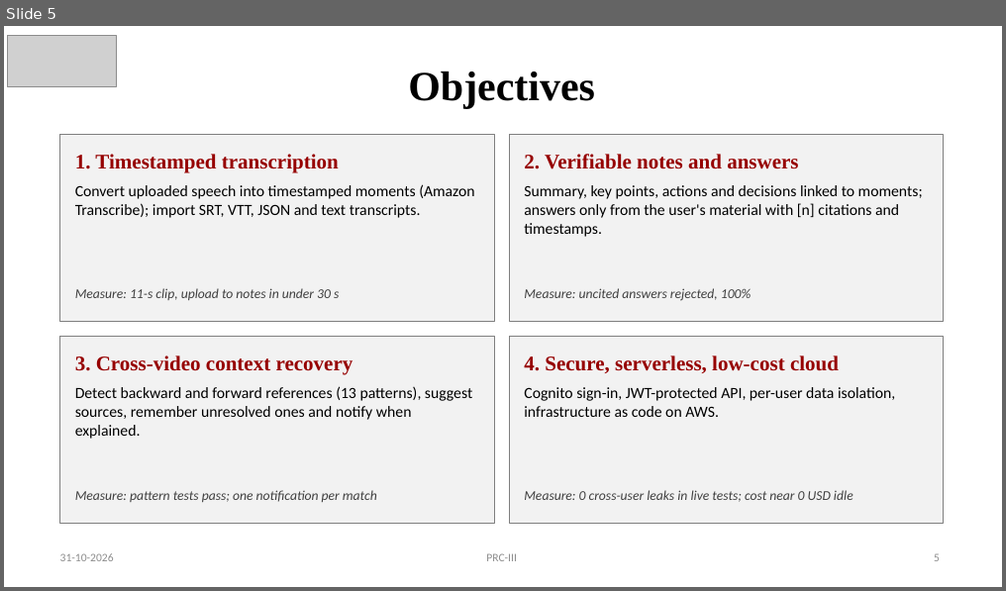
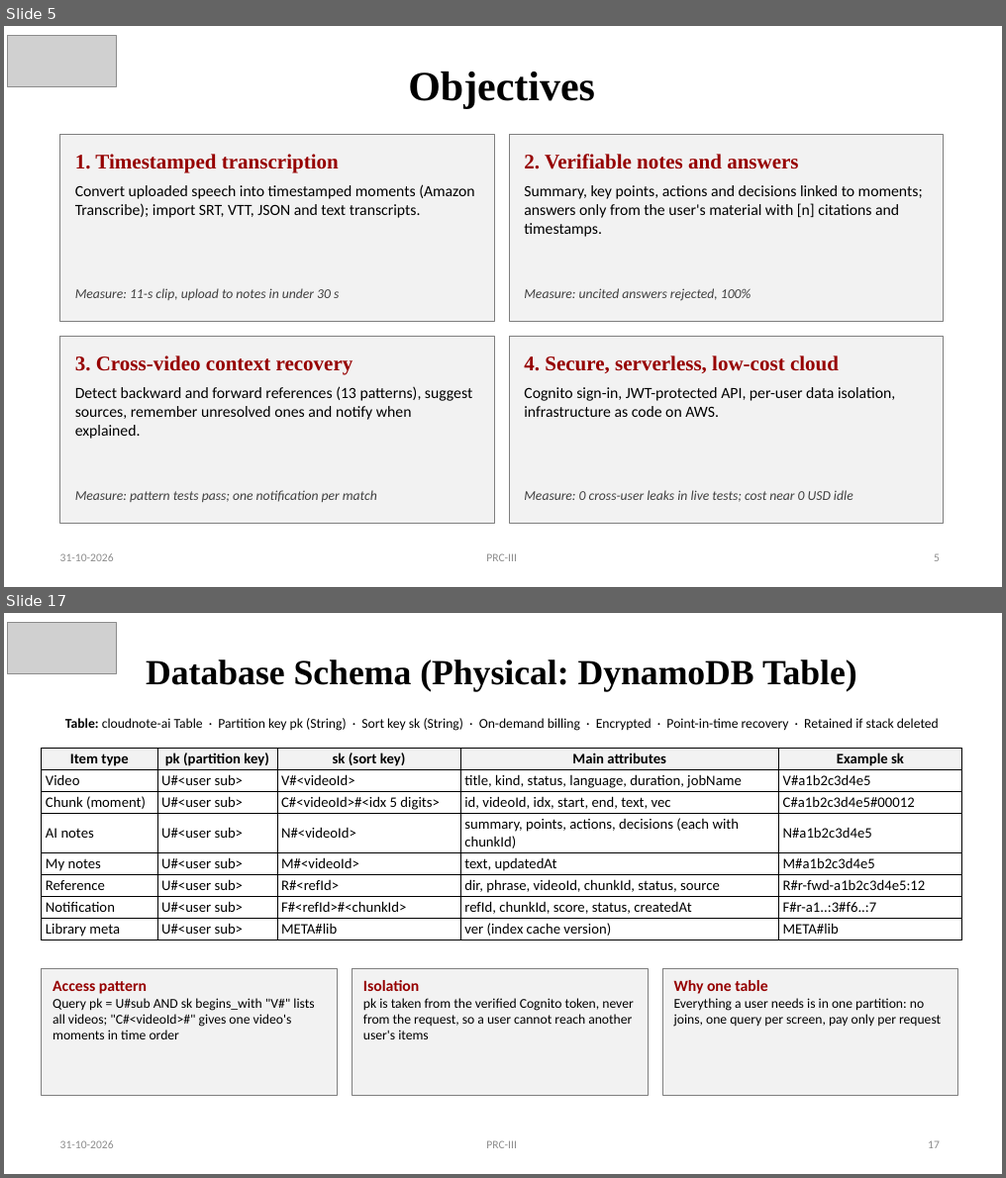
Before and after one commit to kmithileshhhhh05/cloudnote-ai, a slide deck: docs/submission/CloudNote_AI_PRC-III_Review.pptx. Shown one above the other, each under a label of ours: slide 5 before the commit, slides 5 and 17 after it; the slides between them are not shown. The pictures are 1006x591 and 1006x1178 pixels, drawn with LibreOffice and Linux fonts; fonts in the diff are those of the drawing; grey boxes stand for pictures. Boxes give left, top, right and bottom in pixels: in the first picture for what was removed or moved away, otherwise in the second. Text is boxed around its words. In the diff, an @@ line names an element or a change of style, - is before the commit and + after.

```diff
--- a/docs/submission/CloudNote_AI_PRC-III_Review.pptx
+++ b/docs/submission/CloudNote_AI_PRC-III_Review.pptx
@@ slide 17 added at bbox=[4, 613, 1002, 1174], background #FFFFFF @@
@@ picture added at bbox=[8, 622, 116, 673] @@
@@ text added at bbox=[146, 660, 857, 692], 34 pt, text #000000, bold @@
+Database Schema (Physical: DynamoDB Table)
@@ text added at bbox=[65, 718, 939, 731], 13 pt, text #000000 @@
+Table: cloudnote-ai Table · Partition key pk (String) · Sort key sk (String) · On-demand billing · Encrypted · Point-in-time recovery · Retained if stack deleted
@@ table added at bbox=[42, 748, 962, 941], 8 rows, 5 columns @@
+Item type | pk (partition key) | sk (sort key) | Main attributes | Example sk
+Video | U#<user sub> | V#<videoId> | title, kind, status, language, duration, jobName | V#a1b2c3d4e5
+Chunk (moment) | U#<user sub> | C#<videoId>#<idx 5 digits> | id, videoId, idx, start, end, text, vec | C#a1b2c3d4e5#00012
+AI notes | U#<user sub> | N#<videoId> | summary, points, actions, decisions (each with chunkId) | N#a1b2c3d4e5
+My notes | U#<user sub> | M#<videoId> | text, updatedAt | M#a1b2c3d4e5
+Reference | U#<user sub> | R#<refId> | dir, phrase, videoId, chunkId, status, source | R#r-fwd-a1b2c3d4e5:12
+Notification | U#<user sub> | F#<refId>#<chunkId> | refId, chunkId, score, status, createdAt | F#r-a1..:3#f6..:7
+Library meta | U#<user sub> | META#lib | ver (index cache version) | META#lib
@@ rectangle added at bbox=[42, 968, 338, 1096], fill #F2F2F2, outline #7F7F7F 0.75 pt @@
@@ rectangle added at bbox=[352, 968, 648, 1096], fill #F2F2F2, outline #7F7F7F 0.75 pt @@
@@ rectangle added at bbox=[662, 968, 958, 1096], fill #F2F2F2, outline #7F7F7F 0.75 pt @@
@@ text added at bbox=[53, 980, 314, 1040], 13 pt, text #000000 @@
+Access pattern
+Query pk = U#sub AND sk begins_with "V#" lists all videos; "C#<videoId>#" gives one video's moments in time order
@@ text added at bbox=[363, 980, 633, 1040], 13 pt, text #000000 @@
+Isolation
+pk is taken from the verified Cognito token, never from the request, so a user cannot reach another user's items
@@ text added at bbox=[674, 980, 941, 1027], 13 pt, text #000000 @@
+Why one table
+Everything a user needs is in one partition: no joins, one query per screen, pay only per request
@@ text added at bbox=[60, 1141, 114, 1149], 11 pt, text #8C8C8C @@
+31-10-2026
@@ text added at bbox=[486, 1141, 517, 1149], 11 pt, text #8C8C8C @@
+PRC-III
@@ text added at bbox=[928, 1141, 940, 1149], 11 pt, text #8C8C8C @@
+17
```
Also in this commit, not shown: 19 slides changed, 1 other slide added, 3 slides removed, 6 other files.
